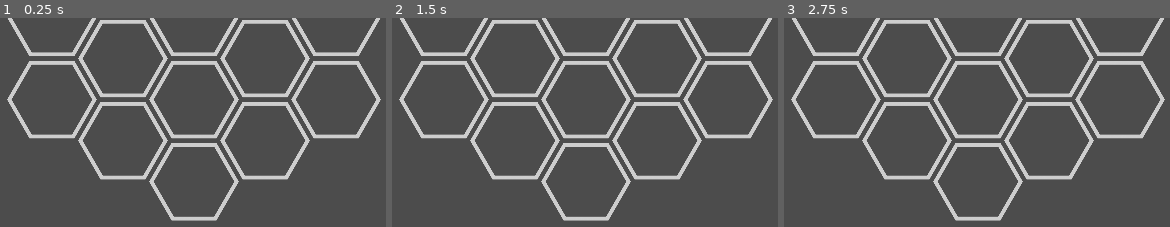
Above: before the commit, frames 1-3 (left to right).
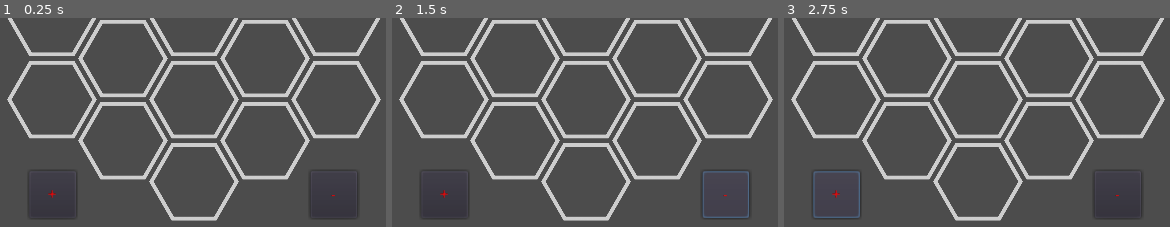
Above: after the commit, the same moments.

Repository: miskatonicstudio/hexa-go
Game: Godot game, scene res://Board.tscn
Two runs of this game, one before a commit and one after it. Both use one fixed random seed, a clock stepped at 60 frames per second and the inputs below.
Inputs (mouse positions are % of the whole screen's width and height, from its top left):
- Up to frame 1 (0.25 s): no input
- Up to frame 2 (1.5 s): click (31, 92) at 0.5 s, where only the run after the commit has a clickable "+"; click (68, 92) at 1.25 s, where only the run after the commit has a clickable "-"
- Up to frame 3 (2.75 s): click (31, 92) at 2 s, where only the run after the commit has a clickable "+"
The pictures show only the part of the screen within x 24-74%, y 50-100%; the shares and areas given below are measured in that part.

The runs differ from the first frame. In frame 1, 0.1% of the frame differs, in the area x 12-93%, y 75-95%; in frame 2, 0.4%; in frame 3, 0.5%, in the area x 7-93%, y 73-97%.

Commit message:
Implement wounds

Diff:
--- /dev/null
+++ b/Board.gd
@@ -0,0 +1,20 @@
+extends Node2D
+
+
+func _on_AddWound_pressed():
+	for token in get_all_activated_board_tokens():
+		token.wound_count += 1
+
+
+func _on_RemoveWound_pressed():
+	for token in get_all_activated_board_tokens():
+		token.wound_count -= 1
+
+
+func get_all_activated_board_tokens():
+	var tokens = []
+	for cell in get_tree().get_nodes_in_group("board"):
+		var token = cell.get_token()
+		if cell.is_activated():
+			tokens.append(token)
+	return tokens
--- a/Board.tscn
+++ b/Board.tscn
@@ -1,10 +1,12 @@
-[gd_scene load_steps=4 format=2]
+[gd_scene load_steps=5 format=2]
 
 [ext_resource path="res://Cell.tscn" type="PackedScene" id=1]
 [ext_resource path="res://PlayerGroup.tscn" type="PackedScene" id=2]
 [ext_resource path="res://HitPointsHQ.tscn" type="PackedScene" id=3]
+[ext_resource path="res://Board.gd" type="Script" id=4]
 
 [node name="Board" type="Node2D"]
+script = ExtResource( 4 )
 
 [node name="Camera2D" type="Camera2D" parent="."]
 current = true
@@ -152,6 +154,48 @@
 margin_right = -250.0
 rect_scale = Vector2( 2, 2 )
 
+[node name="HBoxContainer" type="HBoxContainer" parent="."]
+margin_left = -422.105
+margin_top = 393.461
+margin_right = -142.105
+margin_bottom = 433.461
+grow_horizontal = 2
+grow_vertical = 2
+rect_scale = Vector2( 3, 3 )
+mouse_filter = 2
+custom_constants/separation = 200
+alignment = 1
+__meta__ = {
+"_edit_use_anchors_": false
+}
+
+[node name="AddWound" type="Button" parent="HBoxContainer"]
+margin_right = 40.0
+margin_bottom = 40.0
+rect_min_size = Vector2( 40, 40 )
+custom_colors/font_color = Color( 1, 0, 0, 1 )
+custom_colors/font_color_hover = Color( 1, 0, 0, 1 )
+custom_colors/font_color_pressed = Color( 1, 0, 0, 1 )
+text = "+"
+__meta__ = {
+"_edit_use_anchors_": false
+}
+
+[node name="RemoveWound" type="Button" parent="HBoxContainer"]
+margin_left = 240.0
+margin_right = 280.0
+margin_bottom = 40.0
+rect_min_size = Vector2( 40, 40 )
+custom_colors/font_color = Color( 1, 0, 0, 1 )
+custom_colors/font_color_hover = Color( 1, 0, 0, 1 )
+custom_colors/font_color_pressed = Color( 1, 0, 0, 1 )
+text = "-"
+__meta__ = {
+"_edit_use_anchors_": false
+}
+[connection signal="pressed" from="HBoxContainer/AddWound" to="." method="_on_AddWound_pressed"]
+[connection signal="pressed" from="HBoxContainer/RemoveWound" to="." method="_on_RemoveWound_pressed"]
+
 [editable path="PlayerGroupA"]
 
 [editable path="PlayerGroupB"]
--- a/Token.gd
+++ b/Token.gd
@@ -4,12 +4,14 @@
 export (int) var belongs_to = 0
 
 onready var sprite = $Sprite
-onready var label = $Label
+onready var label = $WoundCount
 onready var rotation_indicator = $RotationIndicator
 
 var rotation_in_progress = false
 var original_rotation_point = null
 var original_token_rotation = null
+
+var wound_count = 0 setget set_wound_count
 
 
 func initialize(belongs_to, number):
@@ -19,7 +21,15 @@
 	elif belongs_to == 2:
 		sprite.modulate = Color.orange
 	sprite.texture = load("res://tokens/%d.png" % number)
-#	label.text = str(number)
+
+
+func set_wound_count(value):
+	value = max(0, value)
+	wound_count = value
+	if wound_count > 0:
+		label.text = str(wound_count)
+	else:
+		label.text = ""
 
 
 func begin_rotation():
--- a/Token.tscn
+++ b/Token.tscn
@@ -22,10 +22,13 @@
 z_index = 1
 texture = ExtResource( 1 )
 
-[node name="Label" type="Label" parent="."]
+[node name="WoundCount" type="Label" parent="."]
 margin_right = 23.0
 margin_bottom = 14.0
-rect_scale = Vector2( 2, 2 )
+rect_scale = Vector2( 3, 3 )
+custom_colors/font_color = Color( 1, 0, 0, 1 )
+custom_colors/font_color_shadow = Color( 0, 0, 0, 1 )
+custom_constants/shadow_as_outline = 4
 __meta__ = {
 "_edit_use_anchors_": false
 }
